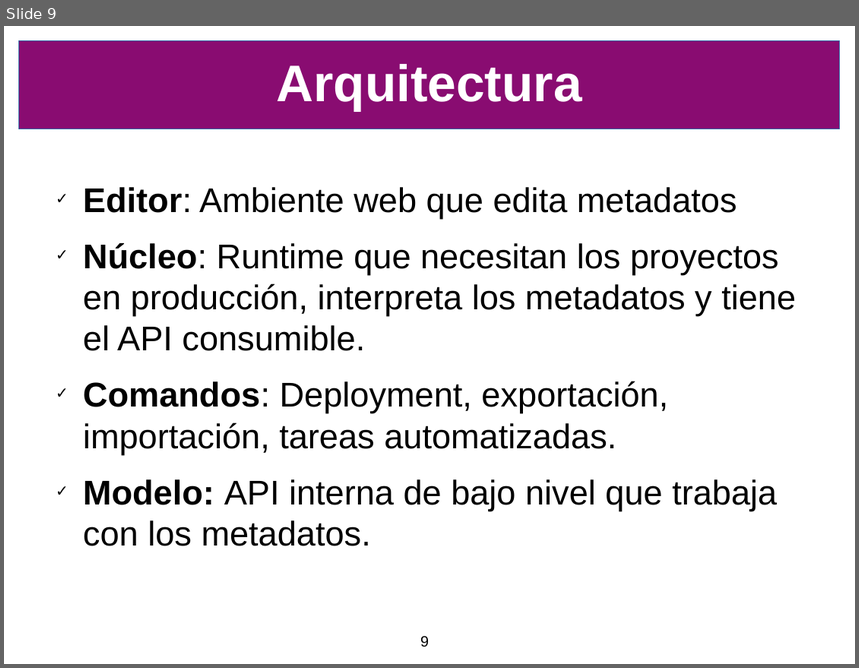
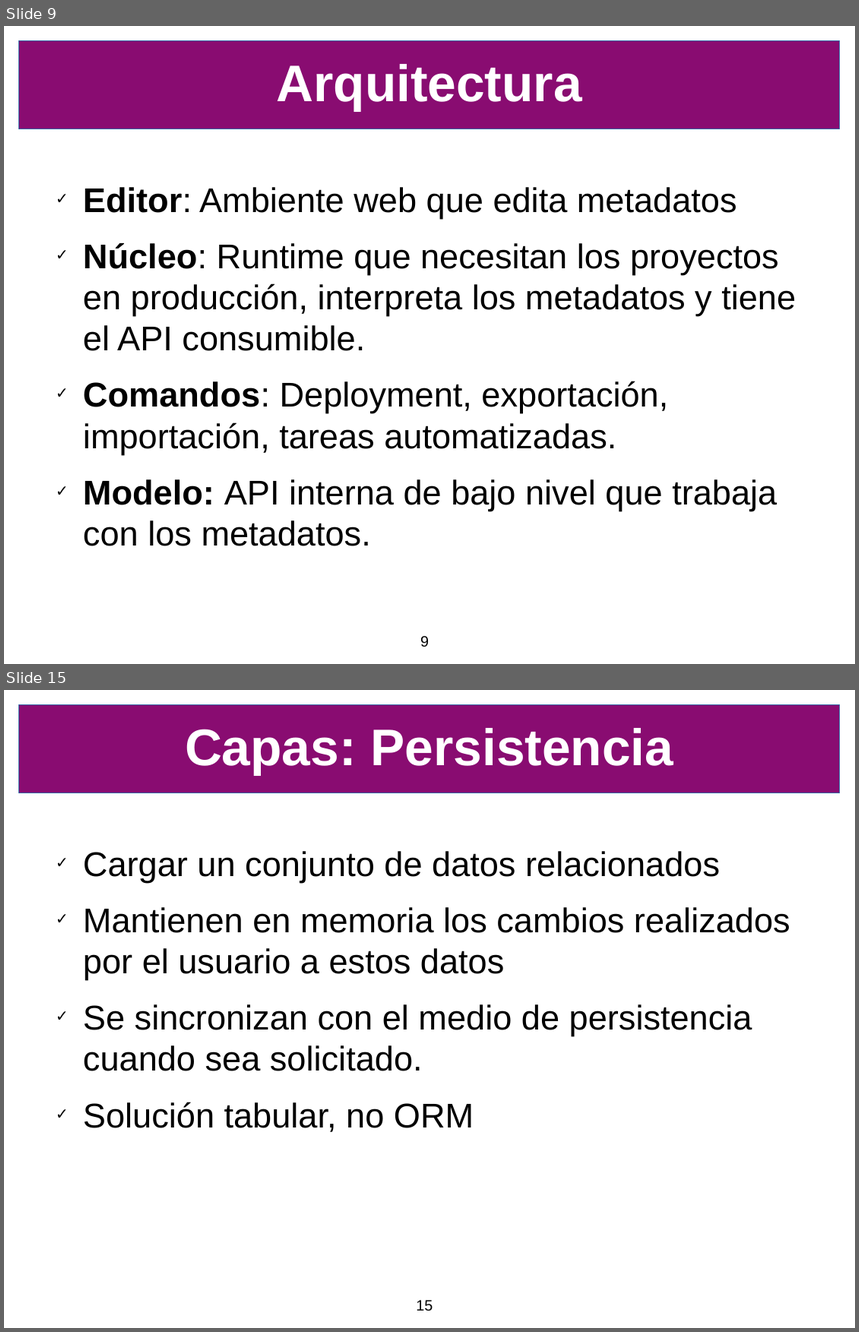
Before and after one commit to SIU-Toba/framework, a slide deck: doc/presentacion/CafeConf2006.odp. Shown one above the other, each under a label of ours: slide 9 before the commit, slides 9 and 15 after it; the slides between them are not shown. The pictures are 859x668 and 859x1332 pixels, drawn with LibreOffice and Linux fonts; fonts in the diff are those of the drawing; background and template pictures are left out. Boxes give left, top, right and bottom in pixels: in the first picture for what was removed or moved away, otherwise in the second. Text is boxed around its words. In the diff, an @@ line names an element or a change of style, - is before the commit and + after.

```diff
--- a/doc/presentacion/CafeConf2006.odp
+++ b/doc/presentacion/CafeConf2006.odp
@@ slide 15 added at (4, 690, 855, 1328), background #FFFFFF; not listed: 1 template element that a slide beside it also shows @@
@@ title added at (185, 728, 674, 775), 48 pt, text #FFFFFF, bold @@
+Capas: Persistencia
@@ text added at (83, 851, 791, 1132), 32 pt, text #000000 @@
+✓ Cargar un conjunto de datos relacionados
+✓ Mantienen en memoria los cambios realizados por el usuario a estos datos
+✓ Se sincronizan con el medio de persistencia cuando sea solicitado.
+✓ Solución tabular, no ORM
@@ page number added at (416, 1300, 433, 1312), 14 pt, text #000000 @@
+15
```
Also in this commit, not shown: 7 other slides added, 1 slide removed, 1 other file.
